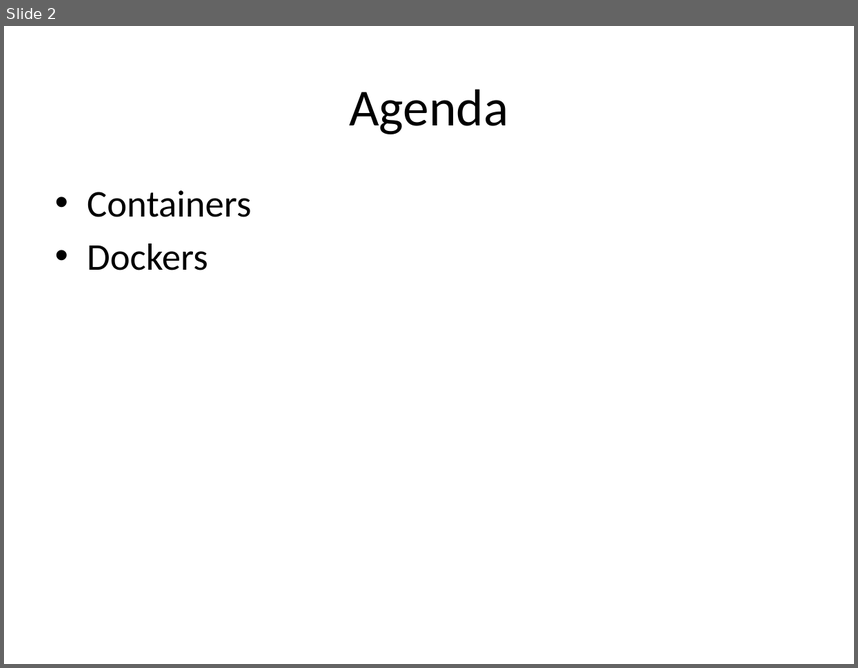
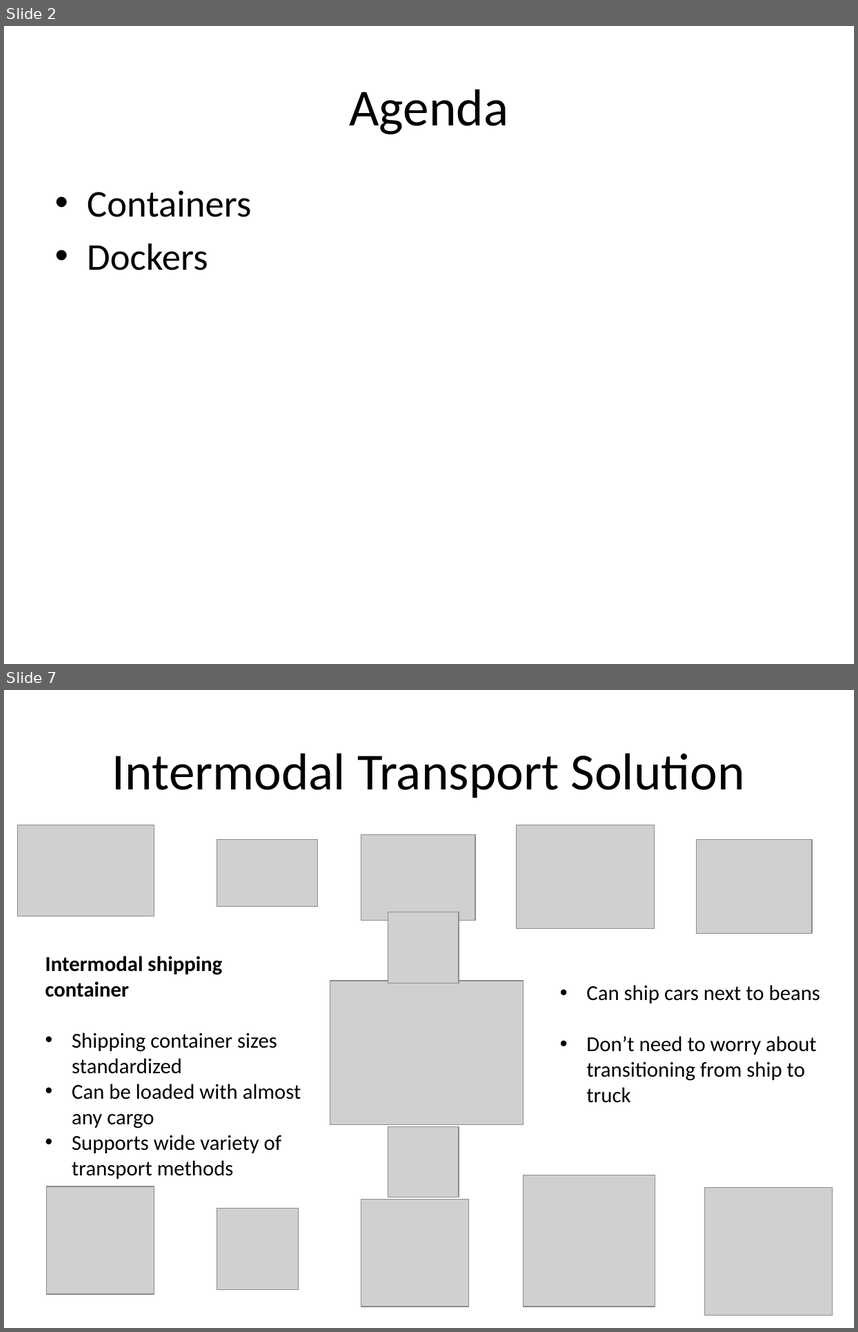
Before and after one commit to jasondbaker/infrastructure-class, a slide deck: infrastructure-week-11.pptx. Shown one above the other, each under a label of ours: slide 2 before the commit, slides 2 and 7 after it; the slides between them are not shown. The pictures are 858x668 and 858x1332 pixels, drawn with LibreOffice and Linux fonts; fonts in the diff are those of the drawing; grey boxes stand for pictures. Boxes give left, top, right and bottom in pixels: in the first picture for what was removed or moved away, otherwise in the second. Text is boxed around its words. In the diff, an @@ line names an element or a change of style, - is before the commit and + after.

```diff
--- a/infrastructure-week-11.pptx
+++ b/infrastructure-week-11.pptx
@@ slide 7 added at [4,690,854,1328], background #FFFFFF @@
@@ title added at [112,753,745,798], 44 pt, text #000000 @@
+Intermodal Transport Solution
@@ picture added at [18,825,154,916] @@
@@ picture added at [361,834,475,920] @@
@@ picture added at [517,825,654,929] @@
@@ picture added at [217,840,317,907] @@
@@ picture added at [696,840,811,933] @@
@@ picture added at [388,912,459,983] @@
@@ text added at [45,956,301,1179], 18 pt, text #000000 @@
+Intermodal shipping container
+• Shipping container sizes standardized
+• Can be loaded with almost any cargo
+• Supports wide variety of transport methods
@@ picture added at [330,980,524,1125] @@
@@ text added at [586,985,820,1103], 18 pt, text #000000 @@
+• Can ship cars next to beans
+• Don’t need to worry about transitioning from ship to truck
@@ picture added at [388,1126,459,1196] @@
@@ picture added at [47,1185,154,1294] @@
@@ picture added at [524,1174,655,1306] @@
@@ picture added at [361,1199,469,1306] @@
@@ picture added at [704,1187,832,1315] @@
@@ picture added at [217,1208,298,1290] @@
```
Also in this commit, not shown: 19 other slides added, 8 other files.
